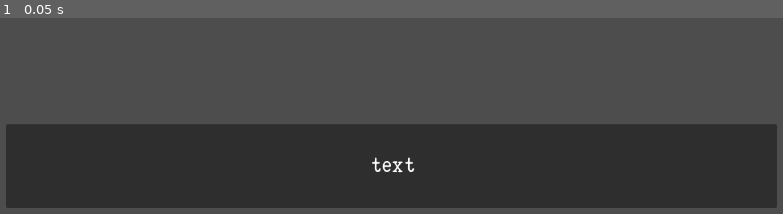
Above: before the commit, frame 1.
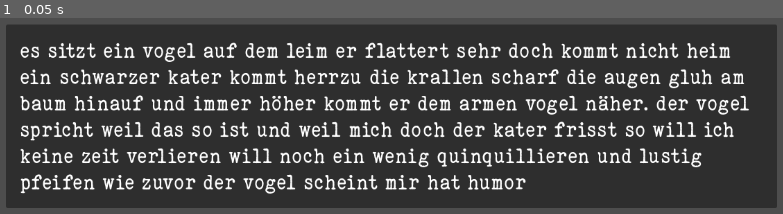
Above: after the commit, the same moment.

Repository: mandelbrot18/artikel
Game: Godot game, scene res://src/textbox.tscn
The game is run twice, just before and just after one commit, with the same random seed, the same clock (stepped at 60 frames per second) and the same inputs. The project has no main scene, so this scene is started directly.
Inputs:
- Up to frame 1 (0.05 s): no input

The runs differ from the first frame. In frame 1, 54% of the frame differs, in the area x 0-100%, y 3-90%.

Commit message:
added simple textbox

Diff:
--- a/src/textbox.tscn
+++ b/src/textbox.tscn
@@ -20,12 +20,16 @@
 [node name="Panel" type="Panel" parent="MarginContainer"]
 layout_mode = 2
 
-[node name="Label" type="Label" parent="MarginContainer/Panel"]
-layout_mode = 0
-offset_right = 1117.0
-offset_bottom = 118.0
+[node name="MarginContainer" type="MarginContainer" parent="MarginContainer"]
+layout_mode = 2
+theme_override_constants/margin_left = 20
+theme_override_constants/margin_top = 20
+theme_override_constants/margin_right = 20
+theme_override_constants/margin_bottom = 20
+
+[node name="Label" type="Label" parent="MarginContainer/MarginContainer"]
+layout_mode = 2
 theme_override_fonts/font = ExtResource("1_cx0jj")
 theme_override_font_sizes/font_size = 30
-text = "text"
-horizontal_alignment = 1
-vertical_alignment = 1
+text = "es sitzt ein vogel auf dem leim er flattert sehr doch kommt nicht heim ein schwarzer kater kommt herrzu die krallen scharf die augen gluh am baum hinauf und immer höher kommt er dem armen vogel näher. der vogel spricht weil das so ist und weil mich doch der kater frisst so will ich keine zeit verlieren will noch ein wenig quinquillieren und lustig pfeifen wie zuvor der vogel scheint mir hat humor"
+autowrap_mode = 2
